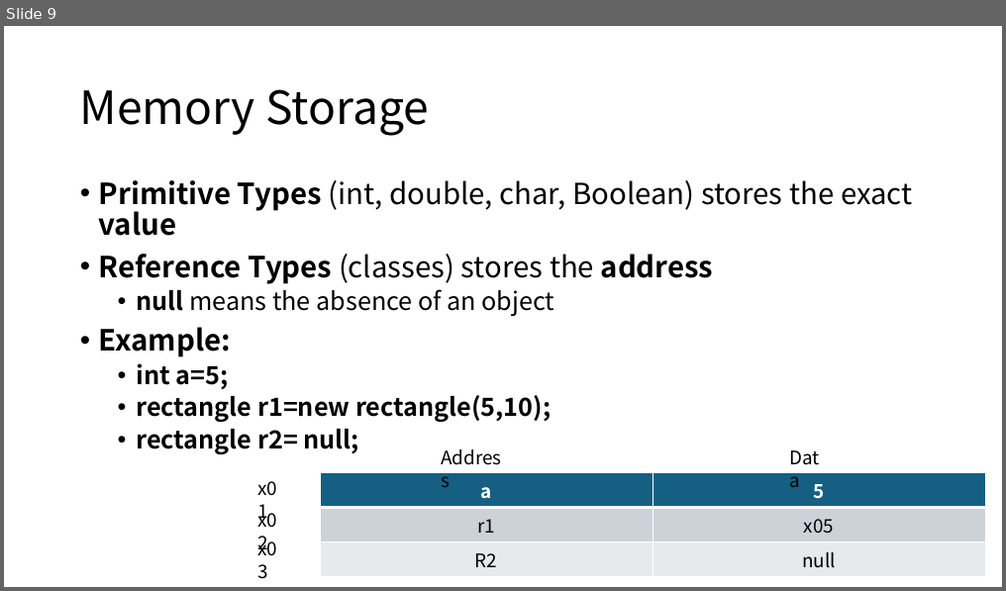
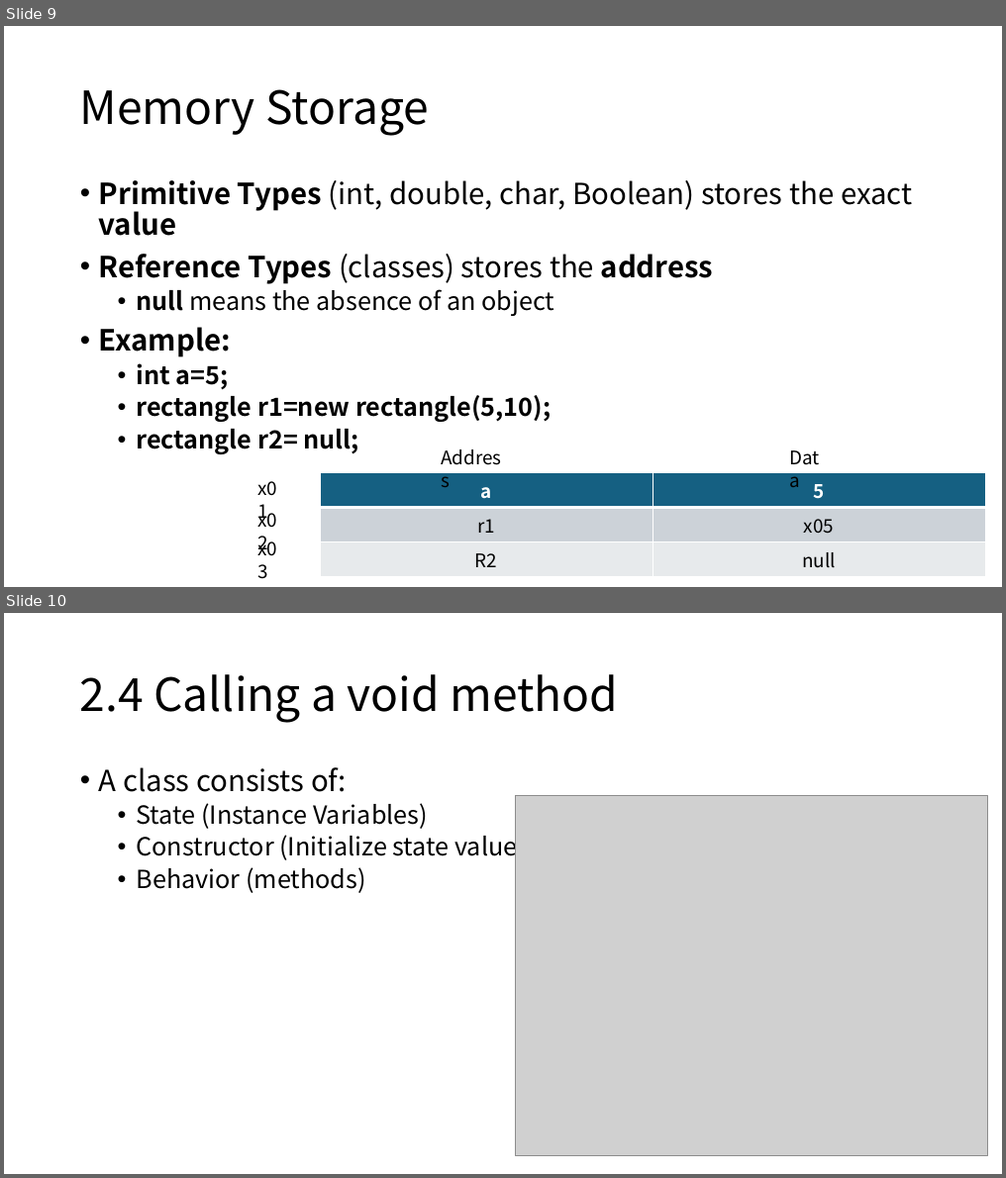
Before and after one commit to siw028/siwen.github.io, a slide deck: files/APCSA/Unit2.pptx. Shown one above the other, each under a label of ours: slide 9 before the commit, slides 9 and 10 after it. The pictures are 1006x591 and 1006x1178 pixels, drawn with LibreOffice and Linux fonts; fonts in the diff are those of the drawing; grey boxes stand for pictures. Boxes give left, top, right and bottom in pixels: in the first picture for what was removed or moved away, otherwise in the second. Text is boxed around its words. In the diff, an @@ line names an element or a change of style, - is before the commit and + after.

```diff
--- a/files/APCSA/Unit2.pptx
+++ b/files/APCSA/Unit2.pptx
@@ slide 10 added at bbox=[4, 613, 1002, 1174], background #FFFFFF @@
@@ title added at bbox=[80, 674, 618, 723], 44 pt, text #000000 @@
+2.4 Calling a void method
@@ text added at bbox=[99, 767, 526, 893], 24 pt, text #000000 @@
+• A class consists of:
+  • State (Instance Variables)
+  • Constructor (Initialize state value)
+  • Behavior (methods)
@@ picture added at bbox=[515, 796, 987, 1157] @@
```
Also in this commit, not shown: 24 other slides added.
